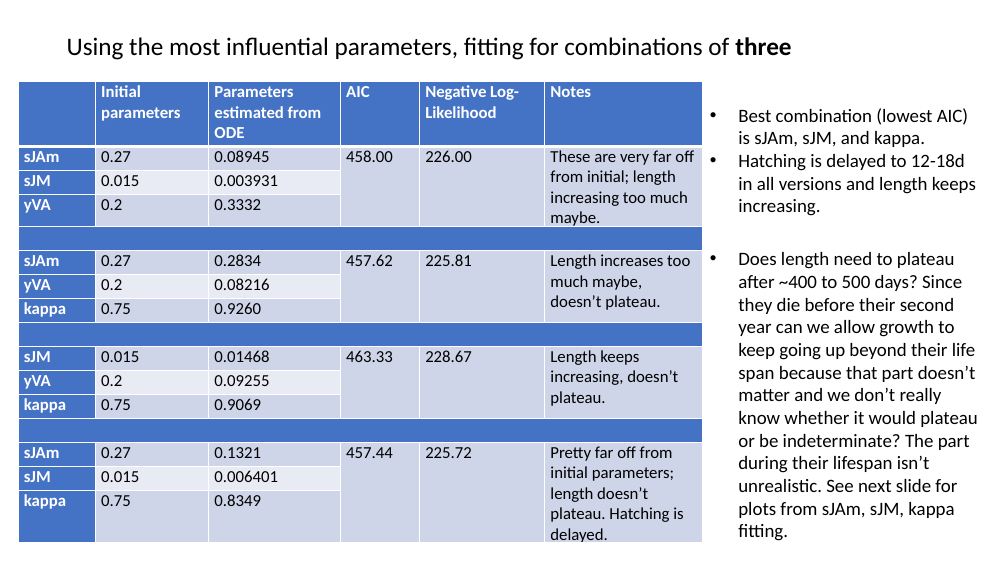
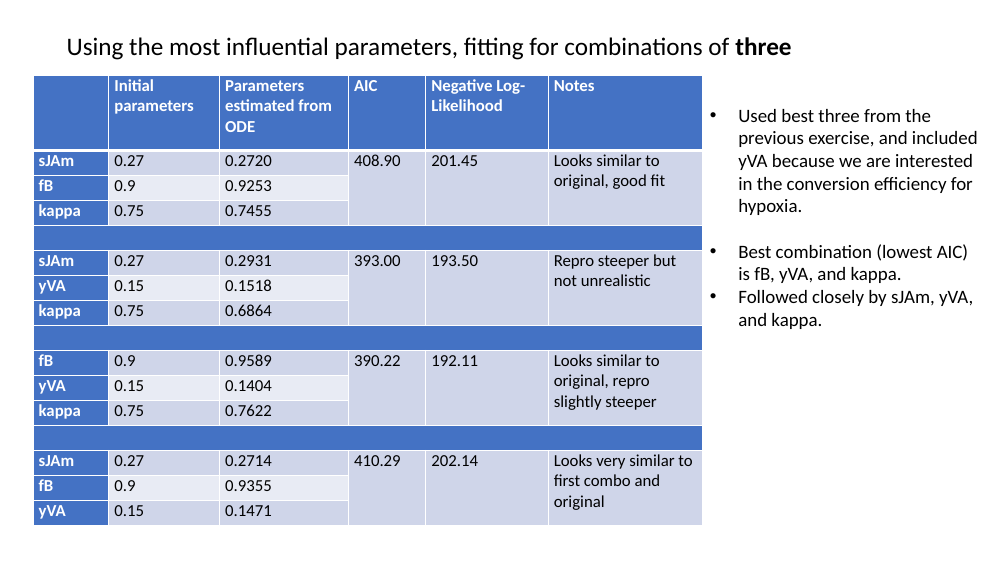
Before and after one commit to tschwemmer/MenidiaOA, a slide deck: slide 8 of DEBkiss results/Current version and updates.pptx (slide 6 before the commit). Drawn at 1008x567 pixels with LibreOffice and Linux fonts; fonts in the diff are those of the drawing. Boxes give left, top, right and bottom in pixels: in the first picture for what was removed or moved away, otherwise in the second. Text is boxed around its words. In the diff, an @@ line names an element or a change of style, - is before the commit and + after.

```diff
--- a/DEBkiss results/Current version and updates.pptx
+++ b/DEBkiss results/Current version and updates.pptx
@@ table at (x1=33, y1=76, x2=703, y2=526) @@
-row 2: sJAm | 0.27 | 0.08945 | 458.00 | 226.00 | These are very far off from initial; length increasing too much maybe.
+row 2: sJAm | 0.27 | 0.2720 | 408.90 | 201.45 | Looks similar to original, good fit
-row 3: sJM | 0.015 | 0.003931 |  |  | 
+row 3: fB | 0.9 | 0.9253 |  |  | 
-row 4: yVA | 0.2 | 0.3332 |  |  | 
+row 4: kappa | 0.75 | 0.7455 |  |  | 
-row 6: sJAm | 0.27 | 0.2834 | 457.62 | 225.81 | Length increases too much maybe, doesn’t plateau.
+row 6: sJAm | 0.27 | 0.2931 | 393.00 | 193.50 | Repro steeper but not unrealistic
-row 7, column 2: 0.2
+row 7, column 2: 0.15
-row 7, column 3: 0.08216
+row 7, column 3: 0.1518
-row 8, column 3: 0.9260
+row 8, column 3: 0.6864
-row 10: sJM | 0.015 | 0.01468 | 463.33 | 228.67 | Length keeps increasing, doesn’t plateau.
+row 10: fB | 0.9 | 0.9589 | 390.22 | 192.11 | Looks similar to original, repro slightly steeper
-row 11, column 2: 0.2
+row 11, column 2: 0.15
-row 11, column 3: 0.09255
+row 11, column 3: 0.1404
-row 12, column 3: 0.9069
+row 12, column 3: 0.7622
-row 14: sJAm | 0.27 | 0.1321 | 457.44 | 225.72 | Pretty far off from initial parameters; length doesn’t plateau. Hatching is delayed.
+row 14: sJAm | 0.27 | 0.2714 | 410.29 | 202.14 | Looks very similar to first combo and original
-row 15: sJM | 0.015 | 0.006401 |  |  | 
+row 15: fB | 0.9 | 0.9355 |  |  | 
-row 16: kappa | 0.75 | 0.8349 |  |  | 
+row 16: yVA | 0.15 | 0.1471 |  |  | 
@@ table resized from (x1=18, y1=82, x2=703, y2=548) to (x1=33, y1=76, x2=703, y2=526) @@
@@ text at (x1=738, y1=109, x2=978, y2=329): text changed @@
-• Best combination (lowest AIC) is sJAm, sJM, and kappa.
-• Hatching is delayed to 12-18d in all versions and length keeps increasing.
-• Does length need to plateau after ~400 to 500 days? Since they die before their second year can we allow growth to keep going up beyond their life span because that part doesn’t matter and we don’t really know whether it would plateau or be indeterminate? The part during their lifespan isn’t unrealistic. See next slide for plots from sJAm, sJM, kappa fitting.
+• Used best three from the previous exercise, and included yVA because we are interested in the conversion efficiency for hypoxia.
+• Best combination (lowest AIC) is fB, yVA, and kappa.
+• Followed closely by sJAm, yVA, and kappa.
```
Also in this commit, not shown: 6 other slides changed, 4 slides added, 2 slides removed, 1 other file.
